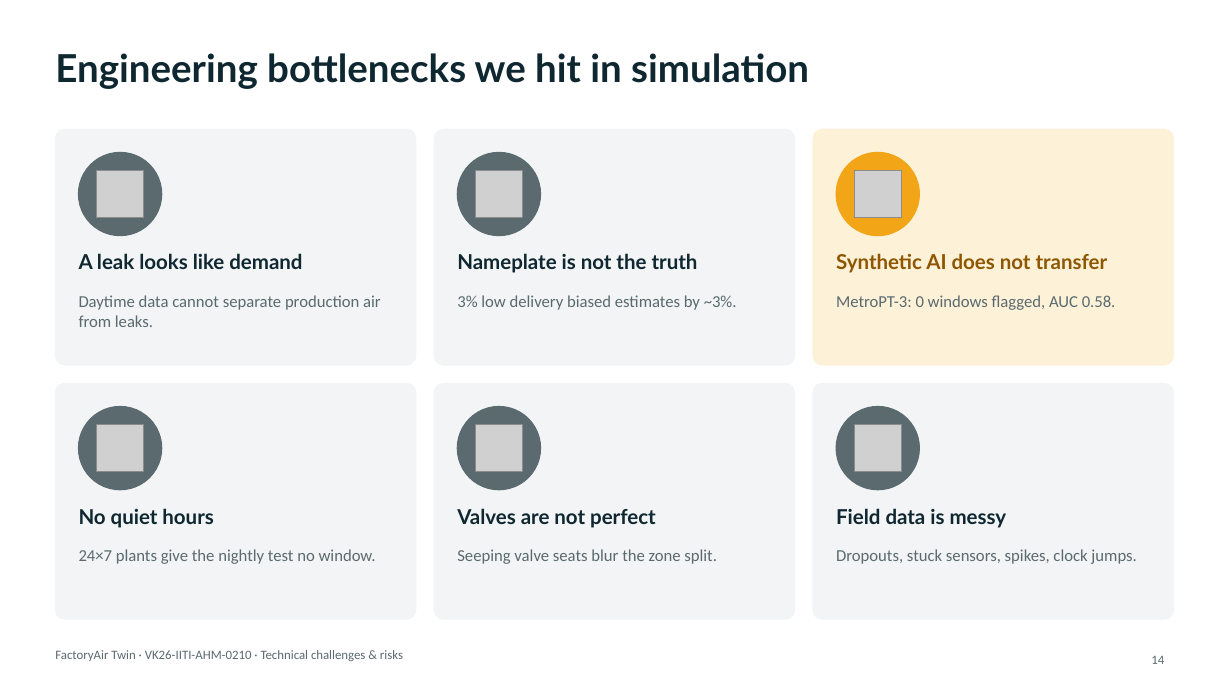
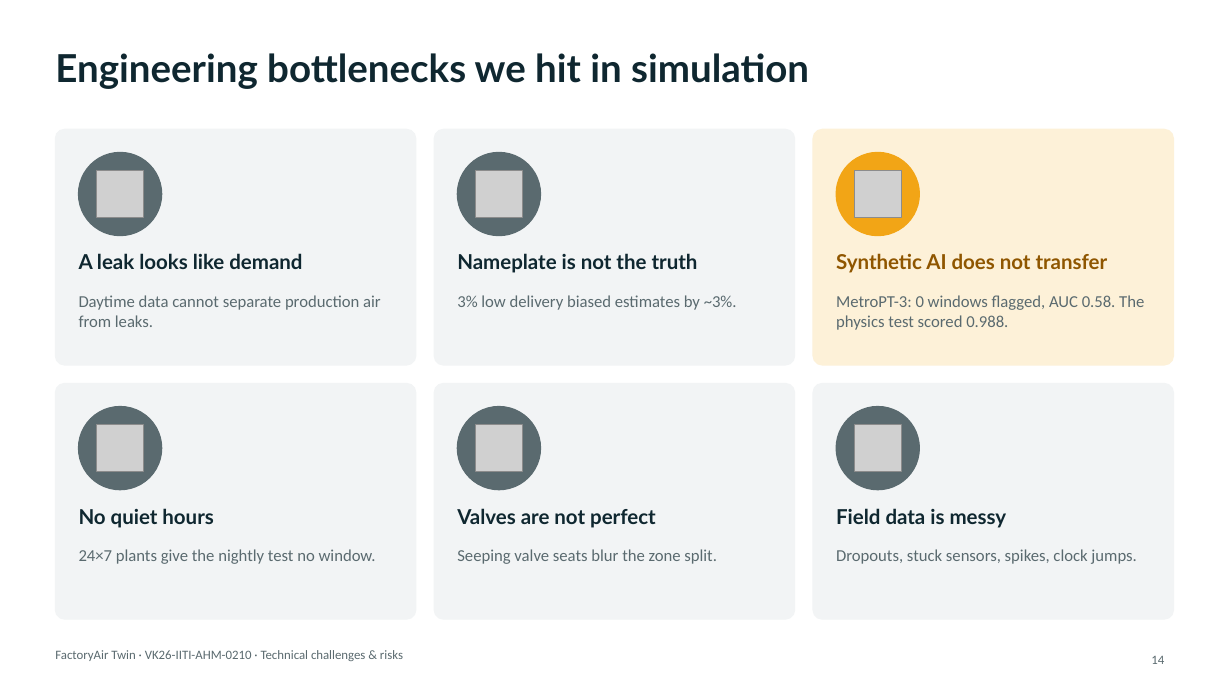
Before and after one commit to Suheerthan/FactoryAirTwin, a slide deck: slide 14 of submission/FactoryAirTwin_Vishwakarma_Stage2.pptx. Drawn at 1232x693 pixels with LibreOffice and Linux fonts; fonts in the diff are those of the drawing; grey boxes stand for pictures. Boxes give left, top, right and bottom in pixels: in the first picture for what was removed or moved away, otherwise in the second. Text is boxed around its words. In the diff, an @@ line names an element or a change of style, - is before the commit and + after.

```diff
--- a/submission/FactoryAirTwin_Vishwakarma_Stage2.pptx
+++ b/submission/FactoryAirTwin_Vishwakarma_Stage2.pptx
@@ text at bbox=[836, 295, 1144, 330]: text changed @@
-MetroPT-3: 0 windows flagged, AUC 0.58.
+MetroPT-3: 0 windows flagged, AUC 0.58. The physics test scored 0.988.
```
Also in this commit, not shown: 2 other slides changed, 7 other files.
